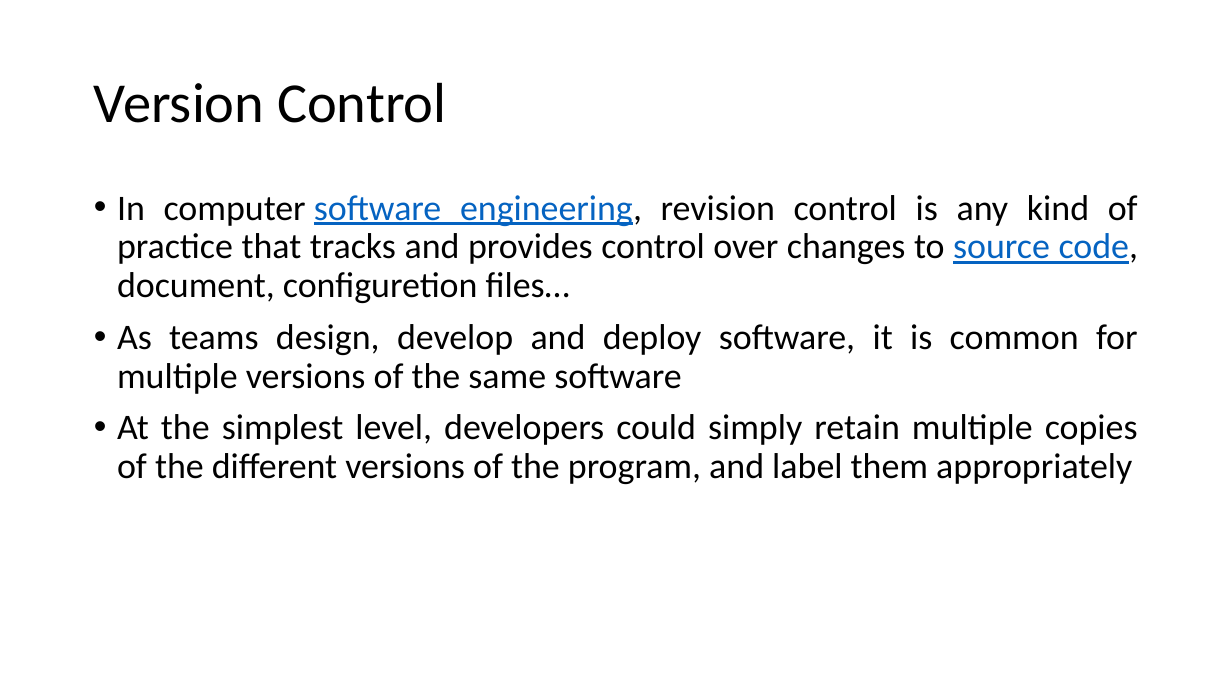
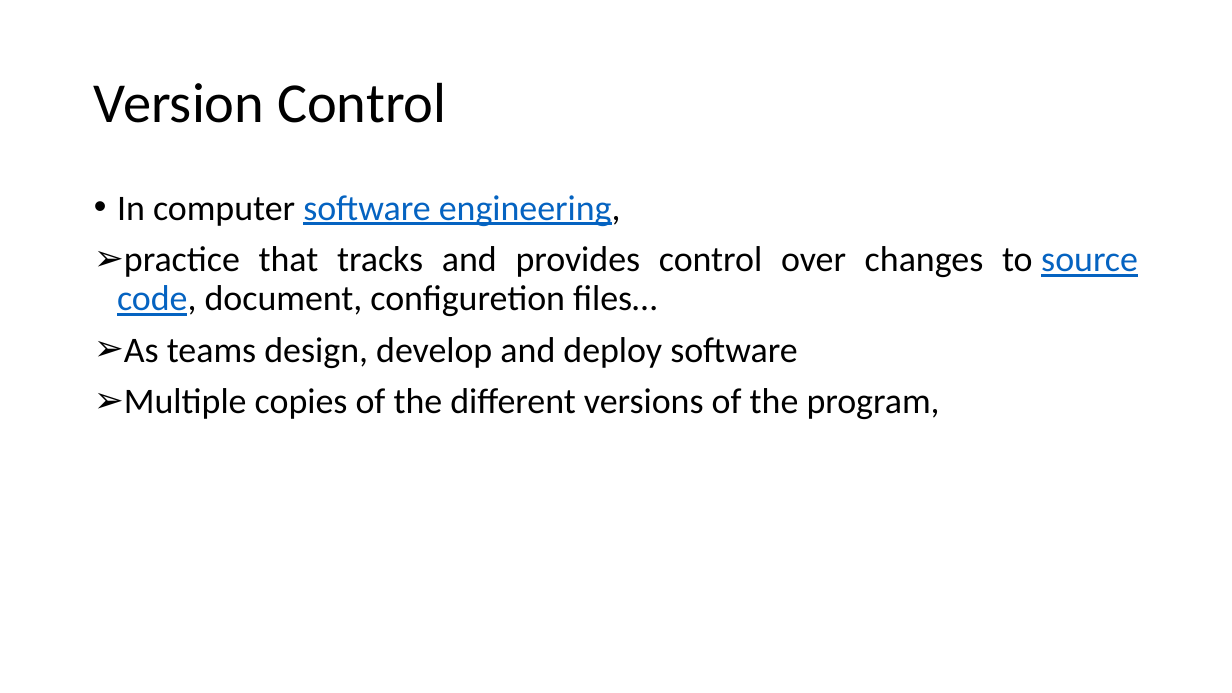
Before and after one commit to mhgulen/Dosyalar, a slide deck: slide 6 of Version Control Protocols.pptx. Drawn at 1232x693 pixels with LibreOffice and Linux fonts; fonts in the diff are those of the drawing. Boxes give left, top, right and bottom in pixels: in the first picture for what was removed or moved away, otherwise in the second. Text is boxed around its words. In the diff, an @@ line names an element or a change of style, - is before the commit and + after.

```diff
--- a/Version Control Protocols.pptx
+++ b/Version Control Protocols.pptx
@@ text at [117, 195, 1138, 419]: text changed @@
-• In computer software engineering, revision control is any kind of practice that tracks and provides control over changes to source code, document, configuretion files…
-• As teams design, develop and deploy software, it is common for multiple versions of the same software
-• At the simplest level, developers could simply retain multiple copies of the different versions of the program, and label them appropriately
+• In computer software engineering,
+➢ practice that tracks and provides control over changes to source code, document, configuretion files…
+➢ As teams design, develop and deploy software
+➢ Multiple copies of the different versions of the program,
```
Also in this commit, not shown: 13 other slides changed, 2 slides removed.
